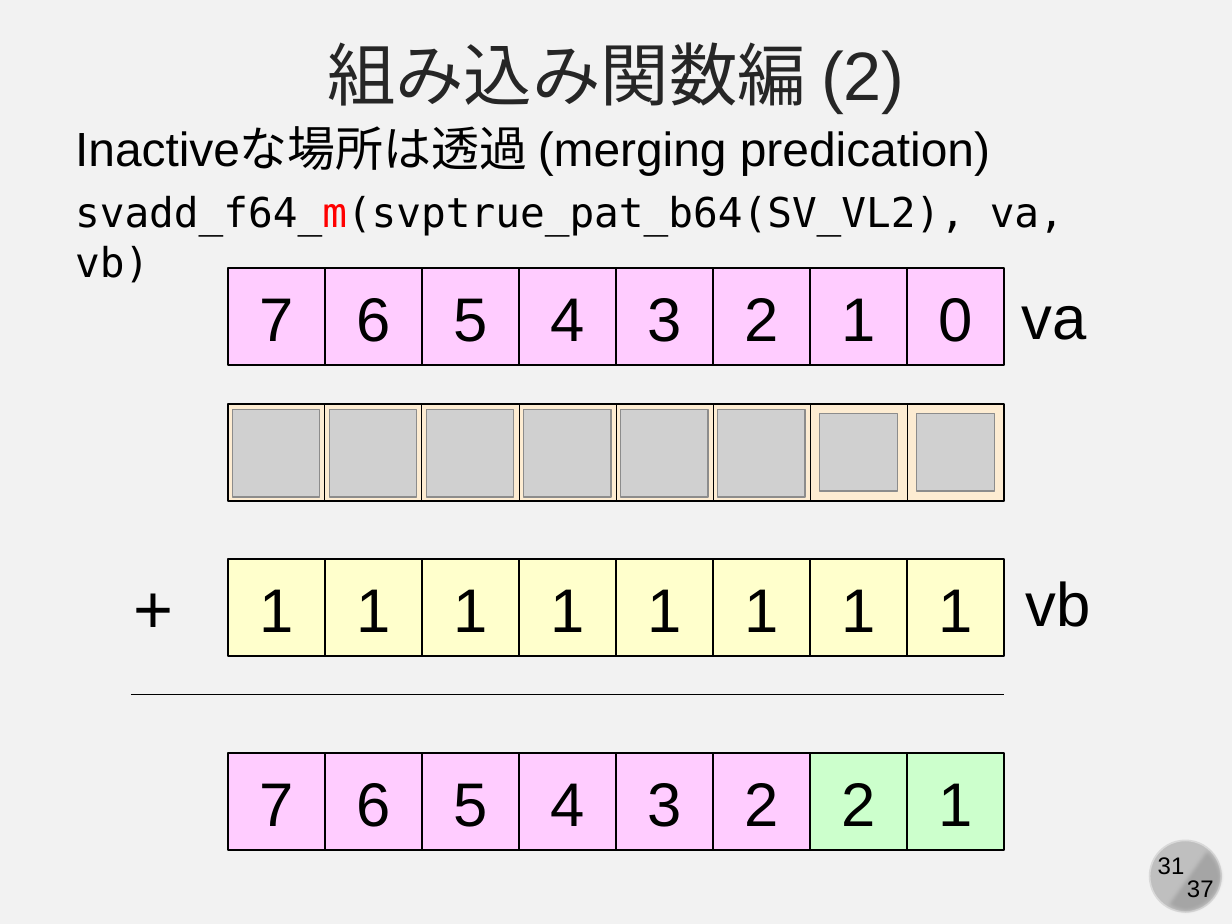
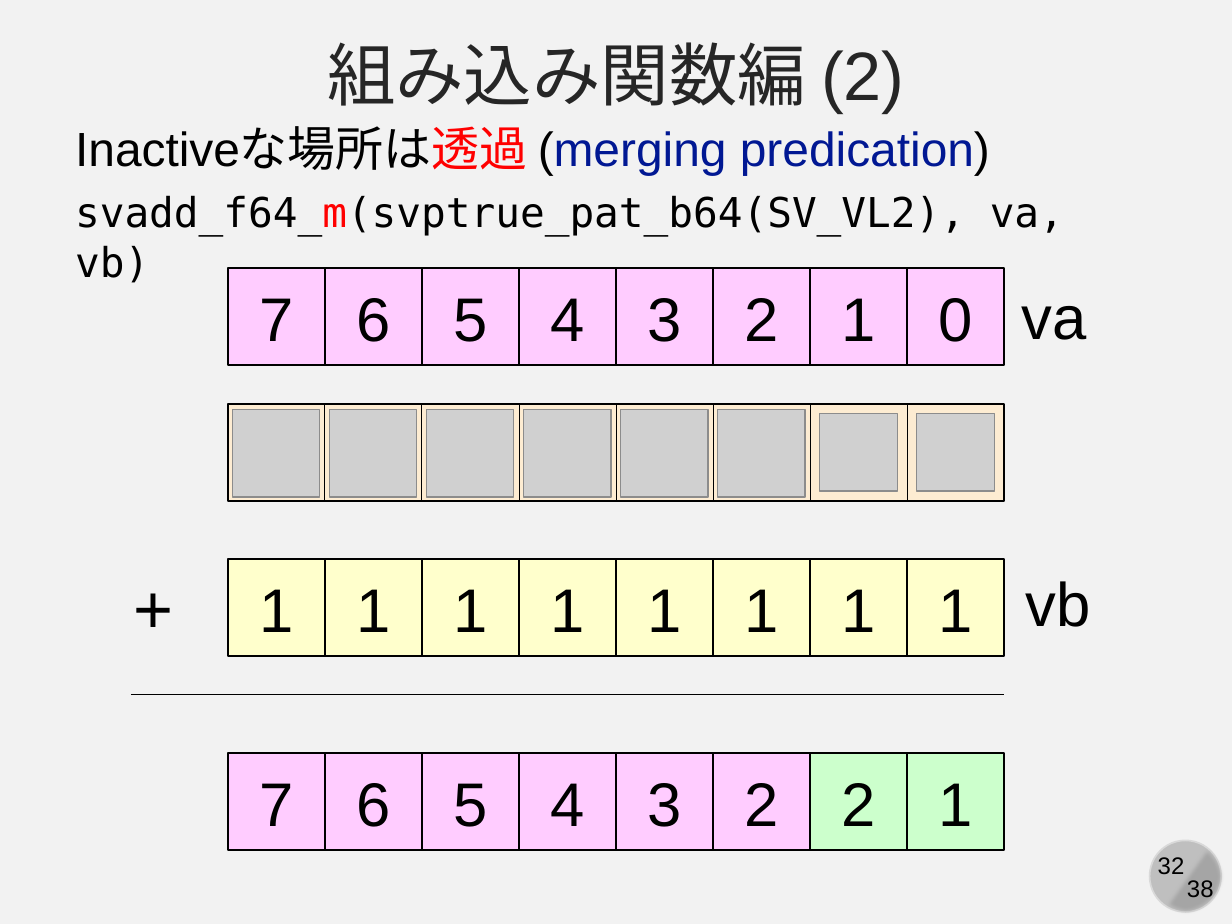
Before and after one commit to kaityo256/xbyak_aarch64_handson, a slide deck: slide 32 of slide/xbyak_aarch64.pptx (slide 31 before the commit). Drawn at 1232x924 pixels with LibreOffice and Linux fonts; fonts in the diff are those of the drawing; grey boxes stand for pictures. Boxes give left, top, right and bottom in pixels: in the first picture for what was removed or moved away, otherwise in the second. Text is boxed around its words. In the diff, an @@ line names an element or a change of style, - is before the commit and + after.

```diff
--- a/slide/xbyak_aarch64.pptx
+++ b/slide/xbyak_aarch64.pptx
@@ text "Inactiveな場所は透過 (merging predication)" at [75, 128, 990, 175]: text colour #000000 to #FF0000 in "Inactiveな場所は透過"; text colour #000000 to #011893 in "(merging predication)" @@
@@ page number at [1158, 857, 1185, 875]: text changed @@
-31
+32
@@ text at [1187, 880, 1214, 903]: text changed @@
-37
+38
```
Also in this commit, not shown: 36 other slides changed, 1 slide added, 1 other file.
